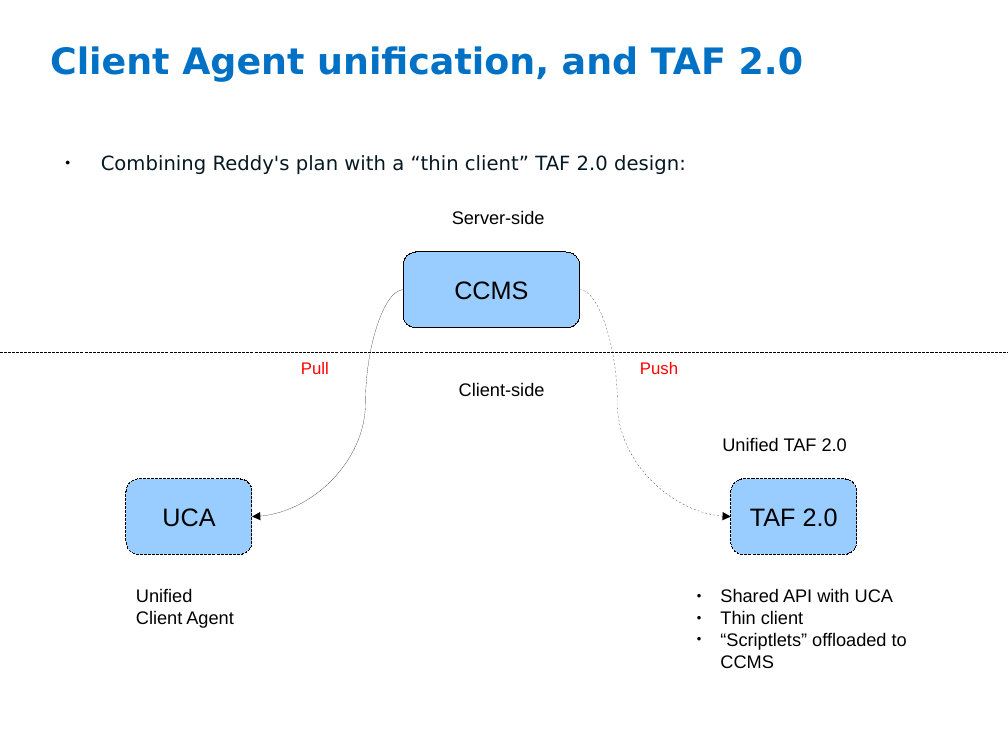
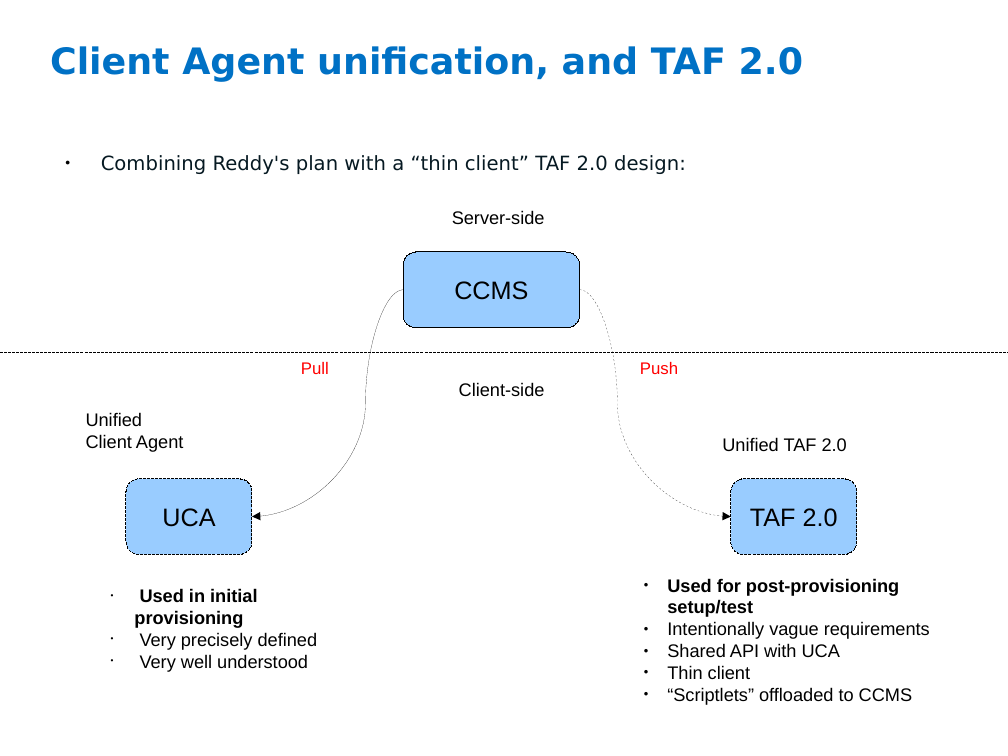
Before and after one commit to criswell/uca-gpl, a slide deck: slide 4 of docs/presentations/Unified_Codebase3.odp (slide 3 before the commit). Drawn at 1008x756 pixels with LibreOffice and Linux fonts; fonts in the diff are those of the drawing; background and template pictures are left out. Boxes give left, top, right and bottom in pixels: in the first picture for what was removed or moved away, otherwise in the second. Text is boxed around its words. In the diff, an @@ line names an element or a change of style, - is before the commit and + after.

Commit message:
more revision

```diff
--- a/docs/presentations/Unified_Codebase3.odp
+++ b/docs/presentations/Unified_Codebase3.odp
@@ text "Unified": place and size @@
-text "Unified" at (136,588,233,628)
+text "Unified" at (86,412,183,452)
@@ text "Used for post-provisioning setup/test": place and size @@
-text "Used for post-provisioning setup/test" at (720,588,907,650)
+text "Used for post-provisioning setup/test" at (667,578,930,705)
@@ text added at (134,588,318,672), 13 pt, text #000000 @@
+• Used in initial provisioning
+• Very precisely defined
+• Very well understood
@@ text at (667,578,930,639): paragraphs added @@
+● Used for post-provisioning setup/test
+● Intentionally vague requirements
```
Also in this commit, not shown: 1 other slide changed, 1 slide added.
